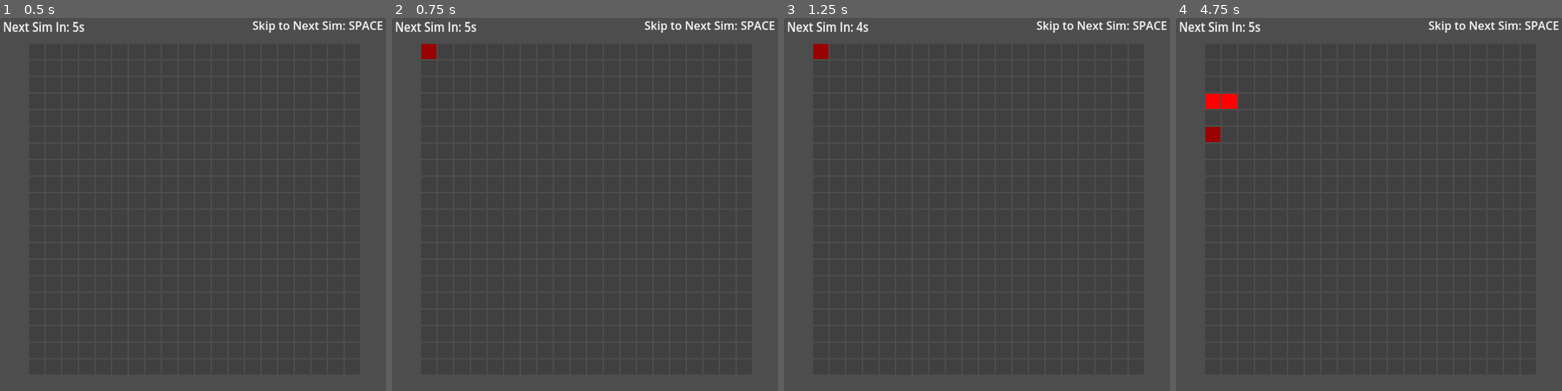
Above: before the commit, frames 1-4 (left to right).
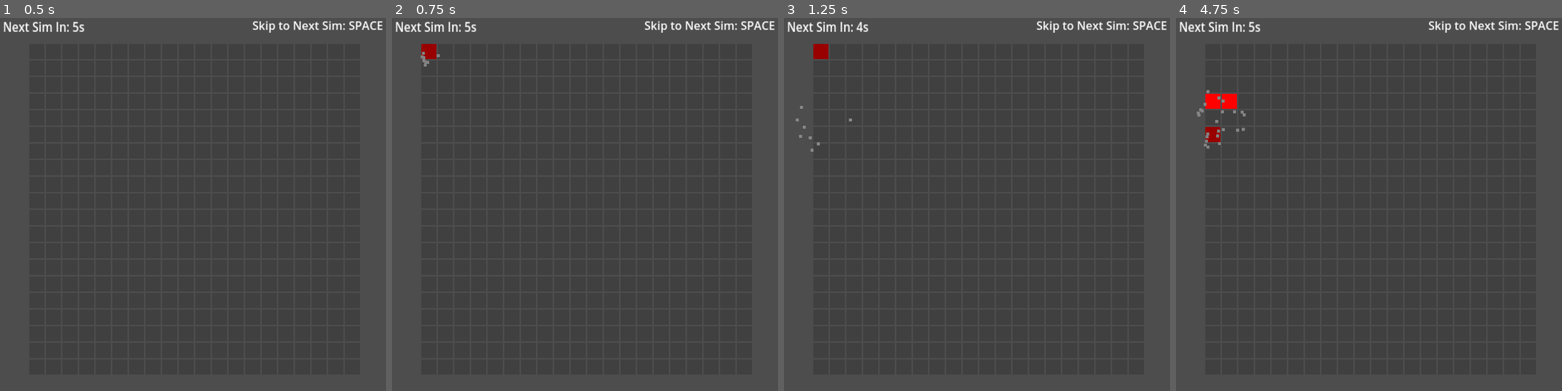
Above: after the commit, the same moments.

Repository: cyberneel/life-defense
Game: Godot game, scene res://scenes/game_scene.tscn
Same seed, same stepped clock (60 frames per second), same inputs: the game is played once before the commit and once after it.
Inputs (mouse positions are in pixels of both pictures, inside the frame that each line leads up to):
- Up to frame 1 (0.5 s): no input
- Up to frame 2 (0.75 s): tap Enter at 0.5 s; move the mouse to (430, 51) at 0.52 s; press the mouse at (430, 51) at 0.53 s
- Up to frame 3 (1.25 s): no input
- Up to frame 4 (4.75 s): move the mouse to (1214, 66) at 1.27 s; release the mouse at (1214, 66) at 1.28 s; click (1214, 66) at 1.35 s; move the mouse to (1214, 85) at 2.02 s; hold Space (next_sim_step) 2.03-2.78 s; click (1214, 85) at 2.3 s; move the mouse to (1214, 100) at 2.77 s; click (1214, 100) at 2.85 s; move the mouse to (1214, 118) at 3.52 s; press the mouse at (1214, 118) at 3.53 s; move the mouse to (1214, 133) at 4.27 s; release the mouse at (1214, 133) at 4.28 s; tap Space (next_sim_step) at 4.35 s; click (1214, 133) at 4.55 s

Frame 1 is identical in both runs. In frame 2, less than 0.1% of the frame differs, in the area x 7-13%, y 9-14%; in frame 3, less than 0.1%; in frame 4, 0.2%, in the area x 5-19%, y 19-36%.

Commit message:
Added particle effects to blocks when state changes

Diff:
--- a/scenes/presets/grid_block.tscn
+++ b/scenes/presets/grid_block.tscn
@@ -1,9 +1,12 @@
-[gd_scene load_steps=4 format=3 uid="uid://r5kvie8k68e"]
+[gd_scene load_steps=5 format=3 uid="uid://r5kvie8k68e"]
 
 [ext_resource type="Texture2D" uid="uid://wdt1yw5d2k31" path="res://textures/white_square.png" id="1_a5v5c"]
 [ext_resource type="Script" path="res://scripts/grid_block.gd" id="2_i6mkh"]
 
 [sub_resource type="RectangleShape2D" id="RectangleShape2D_xnes3"]
+
+[sub_resource type="Gradient" id="Gradient_d52he"]
+colors = PackedColorArray(1, 1, 1, 1, 0.544974, 0.544974, 0.544974, 1)
 
 [node name="Grid Block" type="Sprite2D"]
 scale = Vector2(10, 10)
@@ -16,6 +19,22 @@
 scale = Vector2(0.484, 0.484)
 shape = SubResource("RectangleShape2D_xnes3")
 
+[node name="CPUParticles2D" type="CPUParticles2D" parent="Area2D"]
+z_index = 4096
+z_as_relative = false
+emitting = false
+one_shot = true
+explosiveness = 1.0
+randomness = 0.22
+lifetime_randomness = 0.14
+texture = ExtResource("1_a5v5c")
+emission_shape = 2
+emission_sphere_radius = 1.0
+spread = 180.0
+initial_velocity_min = 15.15
+initial_velocity_max = 30.3
+color_ramp = SubResource("Gradient_d52he")
+
 [connection signal="input_event" from="Area2D" to="Area2D" method="_on_input_event"]
 [connection signal="mouse_entered" from="Area2D" to="Area2D" method="_on_mouse_entered"]
 [connection signal="mouse_exited" from="Area2D" to="Area2D" method="_on_mouse_exited"]
--- a/scripts/grid_block.gd
+++ b/scripts/grid_block.gd
@@ -30,8 +30,17 @@
 
 func toggle_state() -> void:
 	is_alive = !is_alive
+	$CPUParticles2D.color_ramp.set_color(0, parentSprite.self_modulate)
+	$CPUParticles2D.emitting = true
 	update_state()
 	emit_signal("block_state_toggled", parentSprite.name.to_int(), is_alive)
+
+func set_state(new_state: bool) -> void:
+	if (is_alive != new_state):
+		is_alive = new_state
+		$CPUParticles2D.color_ramp.set_color(0, parentSprite.self_modulate)
+		$CPUParticles2D.emitting = true
+		update_state()
 
 func update_state() -> void:
 	var status_color: Color = alive_color if is_alive else (hover_color if mouse_hover else dead_color)
--- a/scripts/grid_spawner.gd
+++ b/scripts/grid_spawner.gd
@@ -74,24 +74,24 @@
 				# Underpopulation
 				if (neighbor_count < 2):
 					new_block_states[num] = false
-					get_child(num+1).get_child(0).is_alive = false
+					get_child(num+1).get_child(0).set_state(false)
 					continue
 				# Sustain
 				if (neighbor_count == 2 || neighbor_count == 3):
 					new_block_states[num] = true
-					get_child(num+1).get_child(0).is_alive = true
+					get_child(num+1).get_child(0).set_state(true)
 					continue
 				# Overpopulation
 				if (neighbor_count > 3):
 					new_block_states[num] = false
-					get_child(num+1).get_child(0).is_alive = false
+					get_child(num+1).get_child(0).set_state(false)
 					continue
 			# Dead rules
 			else:
 				# Reproduce
 				if (neighbor_count == 3):
 					new_block_states[num] = true
-					get_child(num+1).get_child(0).is_alive = true
+					get_child(num+1).get_child(0).set_state(true)
 					continue
 			new_block_states[num] = false;
 	block_states = new_block_states
